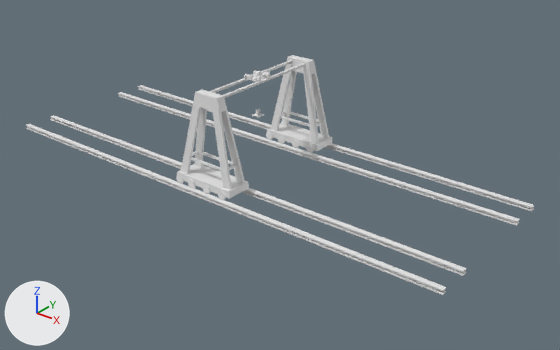
A saved change to the FBX model Assets/Models/Crane/Crane base.fbx.
The view is the same before and after, from a 50 mm lens placed at (171.4, -199.4, 94.2), pointed at (12.5, -0.8, -28.9). The axes (+X, +Y, +Z) are drawn at lower left. The lights are the same throughout. Where no turn or scale is listed for an object, it has been applied to the vertices.
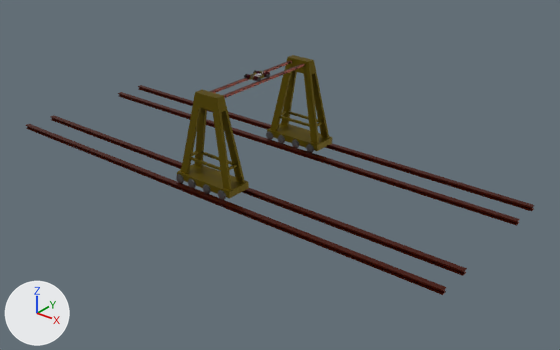
Where the change shows, as pixel boxes [x1, y1, x2, y2] in the pictures (560 x 350 px):
'Cube.029', recoloured, surface changed (white to brown): [26, 124, 446, 295] in both
'Cube.014', recoloured (white to brown): [181, 90, 245, 190] in both
'Cube.028', recoloured, surface changed (white to brown): [50, 115, 467, 276] in both
'Cube.026', recoloured, surface changed (white to brown): [118, 92, 520, 226] in both
'Cube.015', recoloured (white to brown): [270, 55, 329, 144] in both
'Cube.027', recoloured, surface changed (white to brown): [138, 85, 535, 211] in both
'Cube.017', recoloured (white to brown): [177, 164, 249, 199] in both
'Cube.016', recoloured (white to brown): [267, 123, 332, 151] in both
'Cube.001', recoloured, surface changed (white to brown): [223, 63, 305, 98] in both
'Cube', recoloured, surface changed (white to brown): [209, 60, 292, 93] in both
'Cube.021', recoloured: [190, 157, 221, 171] in both
'Cube.018', recoloured: [280, 116, 309, 127] in both
'Plane.002', deleted: before [252, 113, 264, 118]
'Crane Laufkatze', deleted: before [246, 74, 267, 82]

What changed in the scene script:
```text
Change mat_material:
    mat_material.base_color: (0.8, 0.8, 0.8) -> (0.109, 0.0141, 0.00375)  # white #e7e7e7 -> brown #5d200c
    mat_material.metallic: 0.0 -> 0.814
Add mat_material_001:
    mat_material_001 = principled_material('Material.001')
    mat_material_001.base_color = (0.152, 0.108, 0.0)  # brown #6d5c00
    mat_material_001.metallic = 0.787
    mat_material_001.roughness = 0.547
Change me_cube_024:
    where me_cube_024.from_pydata(...)  # 8 vertices, 6 faces; spans x -7.26..7.26, y -0.42..0.42, z -0.39..0.39
    add me_cube_024.materials.append(mat_material_001)  # brown #6d5c00
Change me_cube_016:
    where me_cube_016.from_pydata(...)  # 66 vertices, 64 faces; spans x -11.6..11.7, y -4.2..3.7, z -28.4..2.4
    add me_cube_016.materials.append(mat_material_001)  # brown #6d5c00
Change me_cube_030:
    where me_cube_030.from_pydata(...)  # 66 vertices, 64 faces; spans x -11.6..11.7, y -4.2..3.7, z -28.4..2.4
    add me_cube_030.materials.append(mat_material_001)  # brown #6d5c00
Change me_cube_018:
    where me_cube_018.from_pydata(...)  # 8 vertices, 6 faces; spans x -12.3..12.3, y -4.9..4.9, z -1.3..1.3
    add me_cube_018.materials.append(mat_material_001)  # brown #6d5c00
Change me_cube_021:
    where me_cube_021.from_pydata(...)  # 8 vertices, 6 faces; spans x -7.26..7.26, y -0.42..0.42, z -0.39..0.39
    add me_cube_021.materials.append(mat_material_001)  # brown #6d5c00
Change me_cube_019:
    where me_cube_019.from_pydata(...)  # 8 vertices, 6 faces; spans x -12.3..12.3, y -4.9..4.9, z -1.3..1.3
    add me_cube_019.materials.append(mat_material_001)  # brown #6d5c00
Remove ob_plane:
    ob_plane = bpy.data.objects.new('Plane', me_plane_001)
    ob_plane.location = (2.0, -0.8, -7.1)
Remove ob_cylinder_027:
    ob_cylinder_027 = bpy.data.objects.new('Cylinder.027', me_cylinder_027)
    ob_cylinder_027.location = (2.0, -0.4, -6.9)
Remove ob_cylinder_029:
    ob_cylinder_029 = bpy.data.objects.new('Cylinder.029', me_cylinder_029)
    ob_cylinder_029.location = (2.0, 0.2, -6.9)
Remove ob_plane_002:
    ob_plane_002 = bpy.data.objects.new('Plane.002', me_plane_003)
    ob_plane_002.location = (2.0, -0.2, -8.4)
Remove ob_plane_001:
    ob_plane_001 = bpy.data.objects.new('Plane.001', me_plane_002)
    ob_plane_001.location = (2.0, 0.5, -7.1)
Remove ob_crane_laufkatze:
    ob_crane_laufkatze = bpy.data.objects.new('Crane Laufkatze', me_plane)
    ob_crane_laufkatze.location = (2.0, 0.0, 5.5)
Remove ob_cylinder_031:
    ob_cylinder_031 = bpy.data.objects.new('Cylinder.031', me_cylinder_031)
    ob_cylinder_031.location = (2.0, -0.2, -8.1)
```
